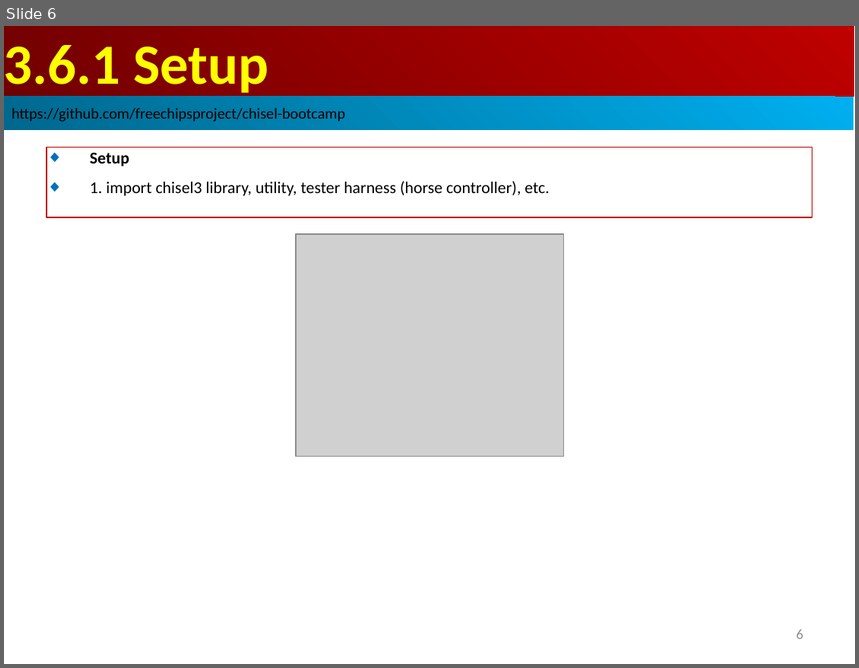
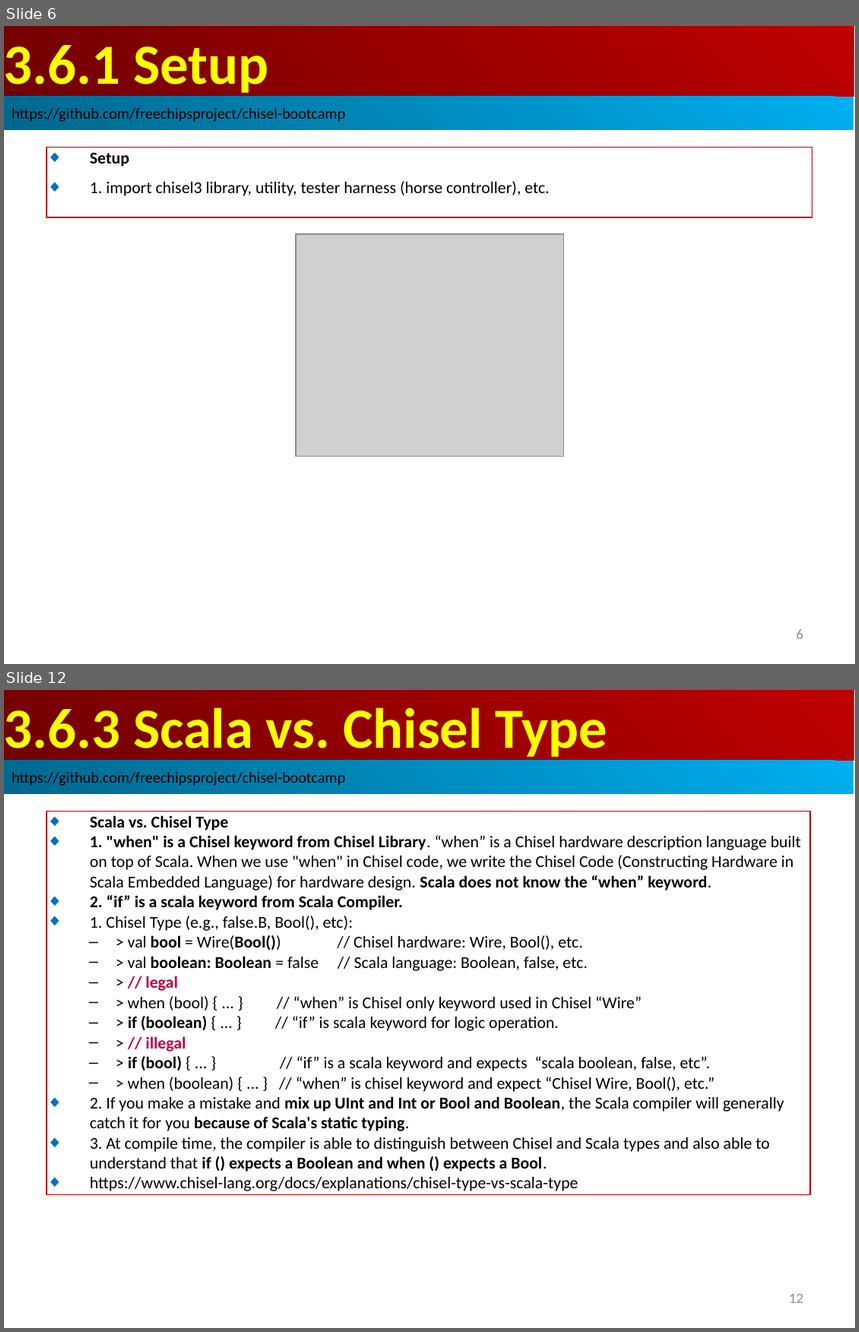
Before and after one commit to peterhchen/AIU_CS800_Chisel, a slide deck: 300_UCB_BC/003.6_Type/000_Video/003.6_Type.ppt. Shown one above the other, each under a label of ours: slide 6 before the commit, slides 6 and 12 after it; the slides between them are not shown. The pictures are 859x668 and 859x1332 pixels, drawn with LibreOffice and Linux fonts; fonts in the diff are those of the drawing; grey boxes stand for pictures. Boxes give left, top, right and bottom in pixels: in the first picture for what was removed or moved away, otherwise in the second. Text is boxed around its words. In the diff, an @@ line names an element or a change of style, - is before the commit and + after.

```diff
--- a/300_UCB_BC/003.6_Type/000_Video/003.6_Type.ppt
+++ b/300_UCB_BC/003.6_Type/000_Video/003.6_Type.ppt
@@ slide 12 added at (x1=4, y1=690, x2=855, y2=1328), background #FFFFFF @@
@@ rectangle added at (x1=4, y1=690, x2=854, y2=761), fill gradient #BF0000 to #710000, 48 pt, text #FFFF00, bold @@
+3.6.3 Scala vs. Chisel Type
@@ rectangle added at (x1=4, y1=761, x2=854, y2=794), fill gradient #00AFEF to #00688E, 13 pt, text #000000 @@
+https://github.com/freechipsproject/chisel-bootcamp
@@ rectangle added at (x1=47, y1=811, x2=810, y2=1195), outline #C00000 0.74 pt, 14 pt, text #000000 @@
+◆ Scala vs. Chisel Type
+◆ 1. "when" is a Chisel keyword from Chisel Library. “when” is a Chisel hardware description language built on top of Scala. When we use "when" in Chisel code, we write the Chisel Code (Constructing Hardware in Scala Embedded Language) for hardware design. Scala does not know the “when” keyword.
+◆ 2. “if” is a scala keyword from Scala Compiler.
+◆ 1. Chisel Type (e.g., false.B, Bool(), etc):
+  – > val bool = Wire(Bool()) // Chisel hardware: Wire, Bool(), etc.
+  – > val boolean: Boolean = false // Scala language: Boolean, false, etc.
+  – > // legal
+  – > when (bool) { ... } // “when” is Chisel only keyword used in Chisel “Wire”
+  – > if (boolean) { ... } // “if” is scala keyword for logic operation.
+  – > // illegal
+  – > if (bool) { ... } // “if” is a scala keyword and expects “scala boolean, false, etc”.
+  – > when (boolean) { ... } // “when” is chisel keyword and expect “Chisel Wire, Bool(), etc.”
+◆ 2. If you make a mistake and mix up UInt and Int or Bool and Boolean, the Scala compiler will generally catch it for you because of Scala's static typing.
+◆ 3. At compile time, the compiler is able to distinguish between Chisel and Scala types and also able to understand that if () expects a Boolean and when () expects a Bool.
+◆ https://www.chisel-lang.org/docs/explanations/chisel-type-vs-scala-type
@@ page number added at (x1=789, y1=1294, x2=804, y2=1303), 12 pt, text #8B8B8B @@
+12
```
Also in this commit, not shown: 25 other slides added.
